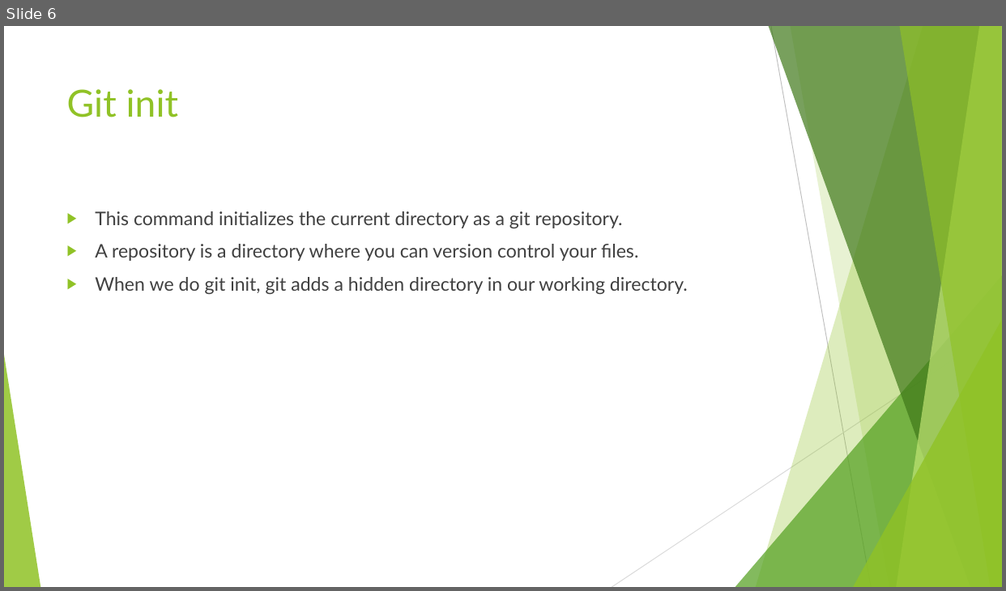
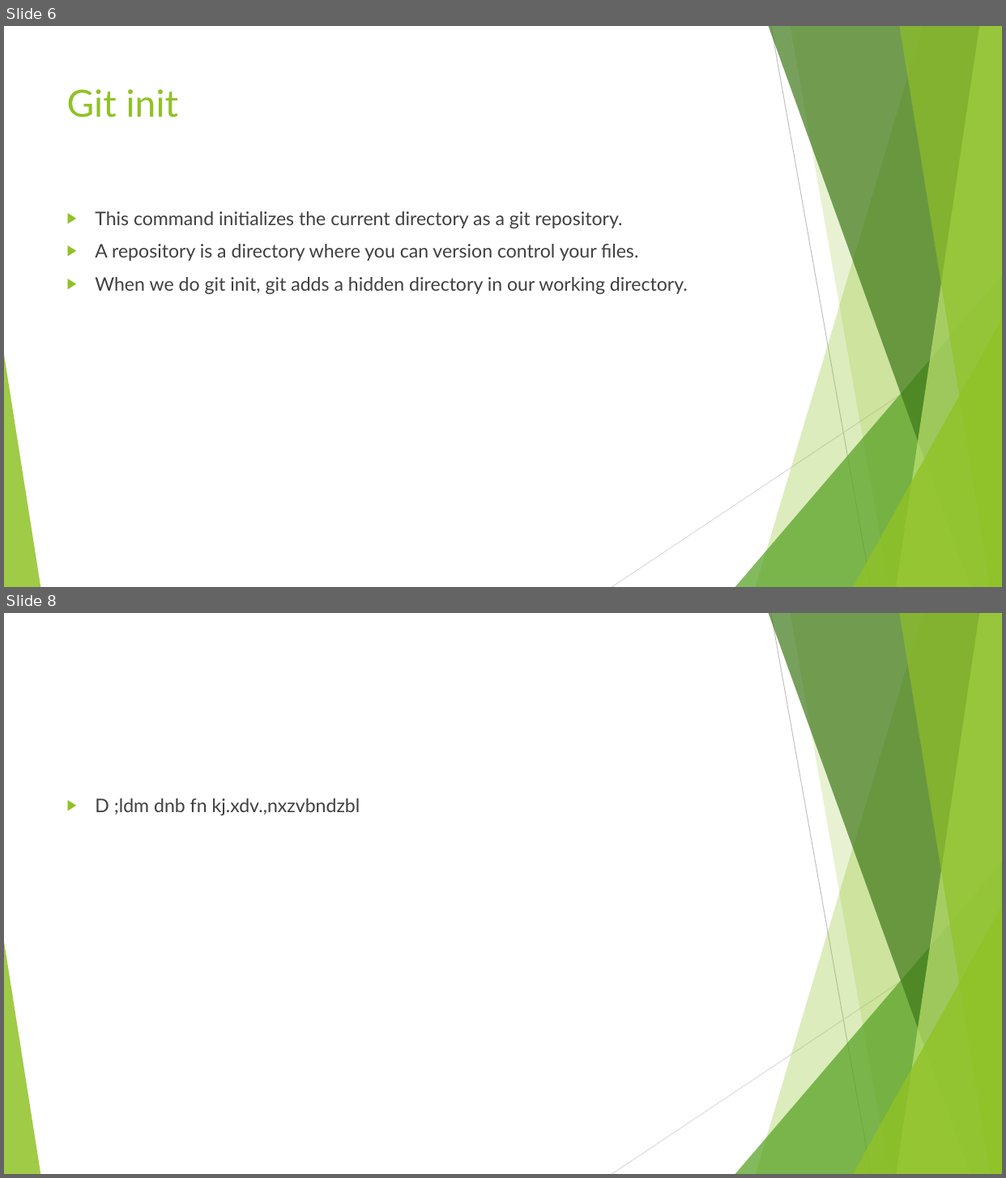
Before and after one commit to Gautam0401/My-Repo, a slide deck: GIT.pptx. Shown one above the other, each under a label of ours: slide 6 before the commit, slides 6 and 8 after it; the slides between them are not shown. The pictures are 1006x591 and 1006x1178 pixels, drawn with LibreOffice and Linux fonts; fonts in the diff are those of the drawing. Boxes give left, top, right and bottom in pixels: in the first picture for what was removed or moved away, otherwise in the second. Text is boxed around its words. In the diff, an @@ line names an element or a change of style, - is before the commit and + after.

Commit message:
commit x

```diff
--- a/GIT.pptx
+++ b/GIT.pptx
@@ slide 8 added at (4,613,1002,1174), background #FFFFFF; not listed: 10 template elements that a slide beside it also shows @@
@@ text added at (95,798,360,815), 18 pt, text #404040 @@
+▶ D ;ldm dnb fn kj.xdv.,nxzvbndzbl
```
Also in this commit, not shown: 1 other slide added.
